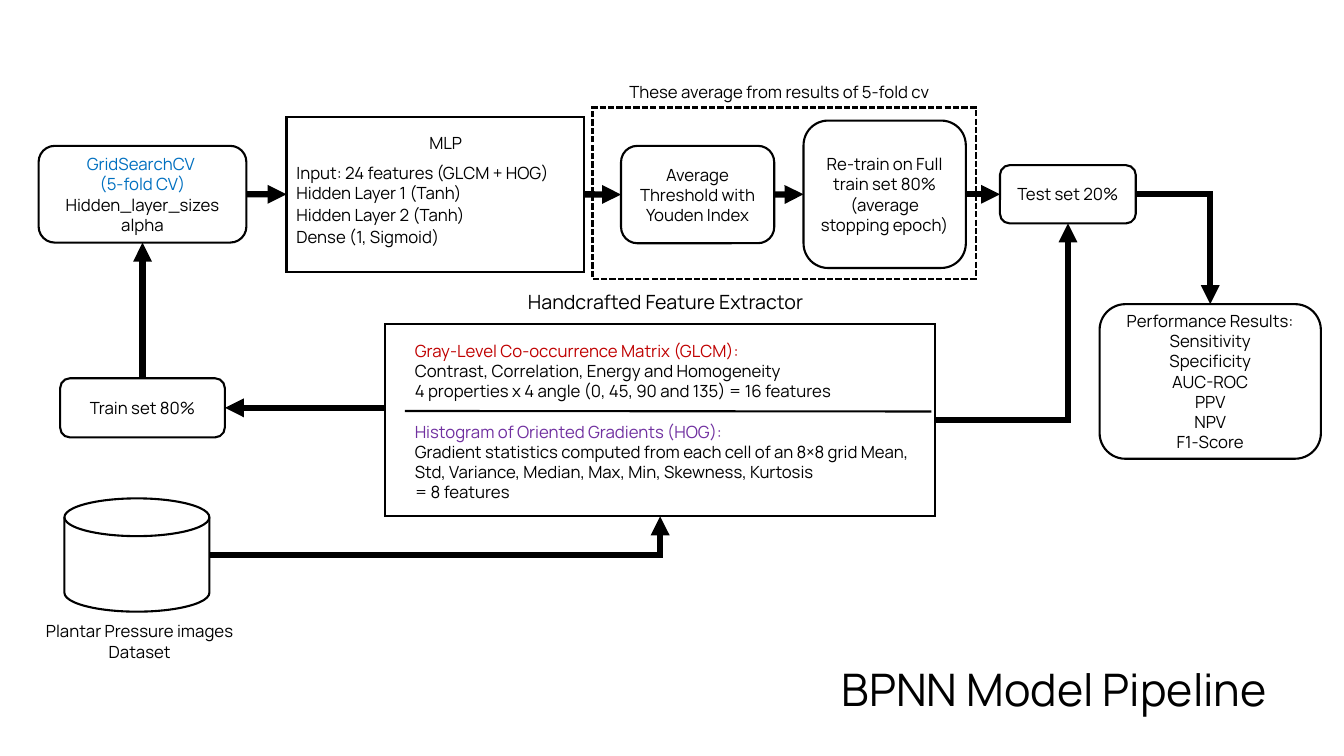
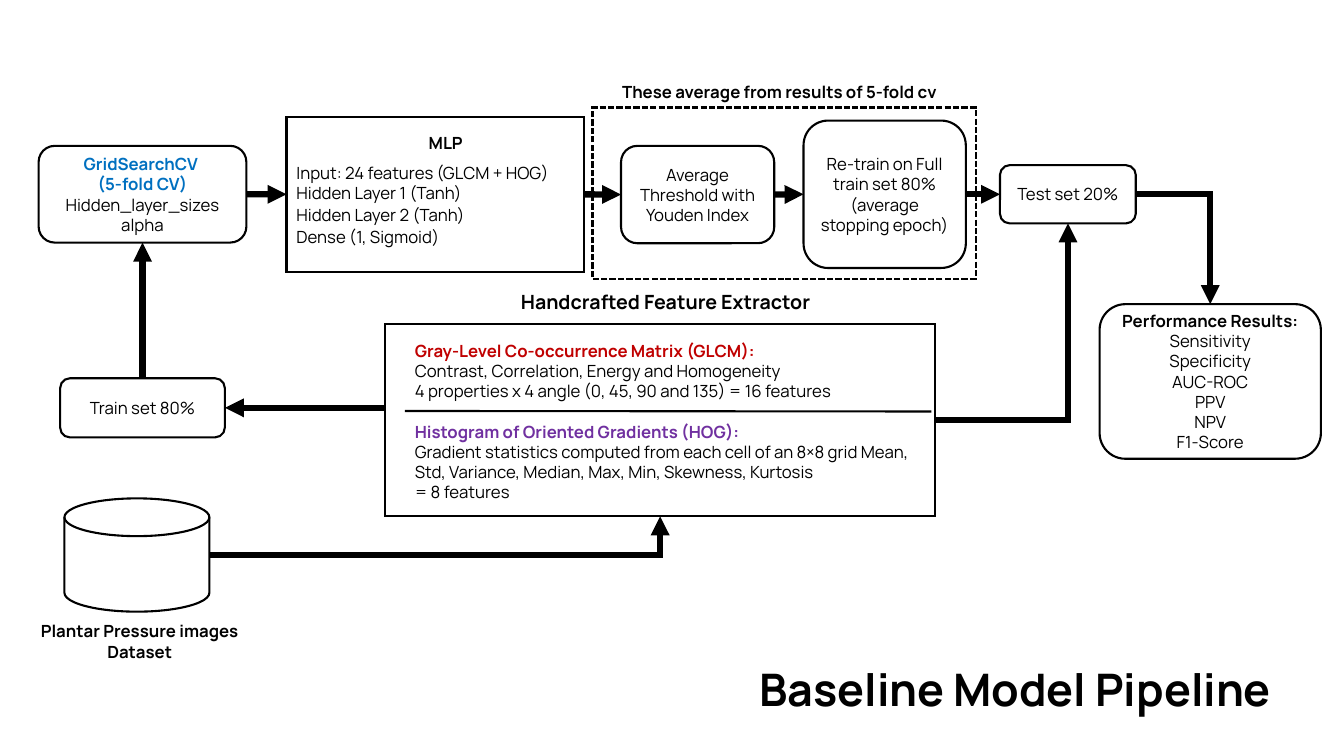
Before and after one commit to Nanatsume/DFU_Classification_Risk, a slide deck: slide 5 of dfu.pptx (slide 2 before the commit). Drawn at 1344x756 pixels with LibreOffice and Linux fonts; fonts in the diff are those of the drawing. Boxes give left, top, right and bottom in pixels: in the first picture for what was removed or moved away, otherwise in the second. Text is boxed around its words. In the diff, an @@ line names an element or a change of style, - is before the commit and + after.

```diff
--- a/dfu.pptx
+++ b/dfu.pptx
@@ rounded rectangle "GridSearchCV (5-fold CV) Hidden_layer_sizes alpha" at <box>38,146,246,243</box>: bold on in "GridSearchCV (5-fold CV)" @@
@@ rounded rectangle "Performance Results: Sensitivity Specificity AUC-ROC ..." at <box>1100,304,1322,459</box>: bold on in "Performance Results:" @@
@@ text "Gray-Level Co-occurrence Matrix (GLCM): Contrast, ..." at <box>415,342,908,499</box>: bold on in "Gray-Level Co-occurrence Matrix (GLCM):", "Histogram of Oriented Gradients (HOG):" @@
@@ bold on in 4 elements at <box>622,85,937,103</box>, <box>521,294,810,310</box>, <box>429,137,463,149</box>, <box>41,624,238,659</box> @@
@@ text at <box>759,673,1270,717</box>: text changed; bold on @@
-BPNN Model Pipeline
+Baseline Model Pipeline
```
Also in this commit, not shown: 1 other slide changed, 3 slides added, 47 other files.
